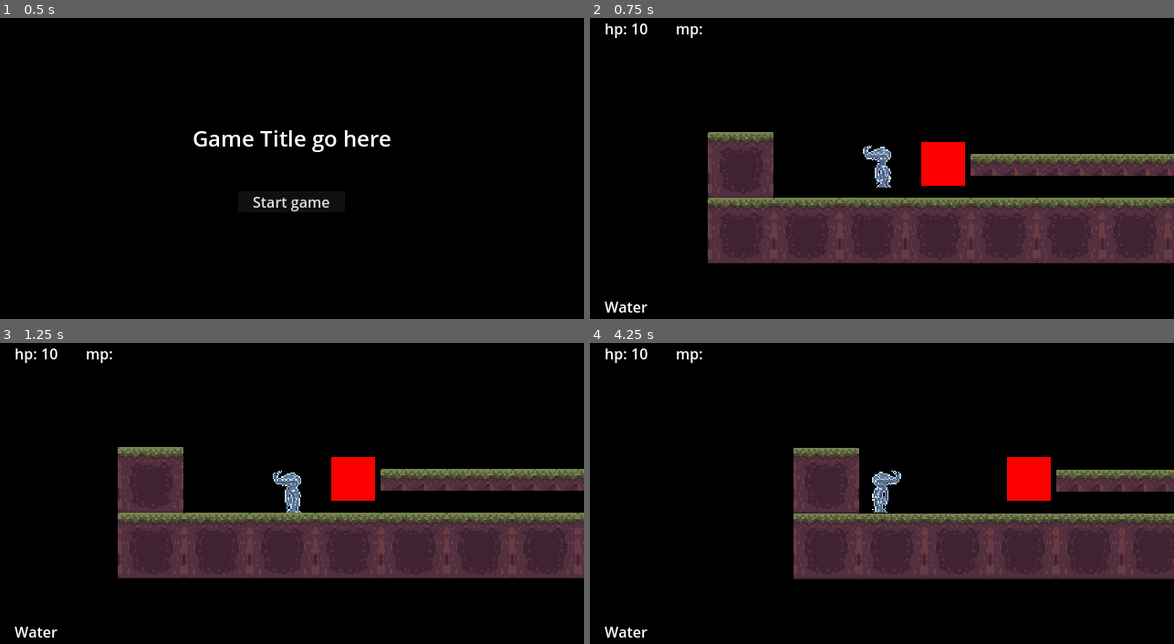
Above: before the commit, frames 1-4 (two rows, left to right).
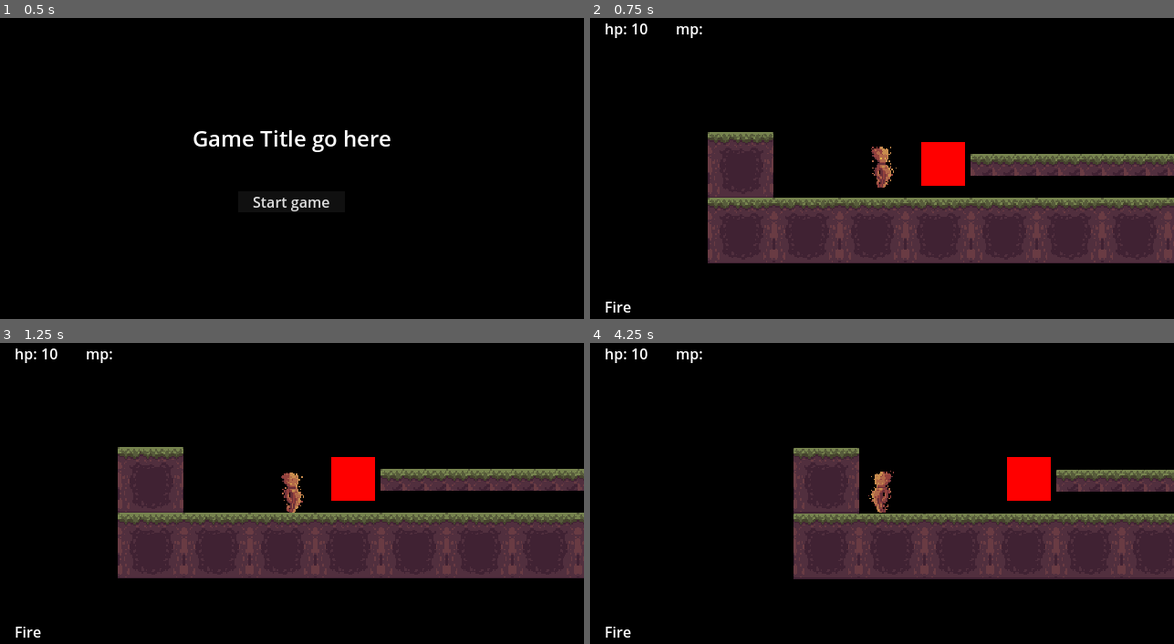
Above: after the commit, the same moments.

Repository: Enweave/pj16
Game: Godot game, scene res://Levels/System/main_menu_level.tscn
Same seed, same stepped clock (60 frames per second), same inputs: the game is played once before the commit and once after it.
Inputs (mouse positions are in pixels of both pictures, inside the frame that each line leads up to):
- Up to frame 1 (0.5 s): no input
- Up to frame 2 (0.75 s): click "Start game" at 0.5 s
- Up to frame 3 (1.25 s): no input
- Up to frame 4 (4.25 s): tap Enter at 1.25 s; move the mouse to (1010, 475) at 1.27 s; hold D (input_MoveRight) 1.28-2 s; tap J (input_Fire) at 1.35 s; click (1010, 475) at 1.42 s; tap Space (input_Jump) at 1.52, 2.75 s; drag from (765, 508) to (887, 493) at 2.02 s; move the mouse to (940, 421) at 2.77 s; hold A (input_MoveLeft) 2.78-3.5 s; tap Delete at 2.85 s; drag from (852, 559) to (887, 478) at 3.52 s

Frame 1 is identical in both runs. In frame 2, 0.6% of the frame differs, in the area x 2-53%, y 42-98%; in frame 3, 0.6%; in frame 4, 0.6%.

Commit message:
initial health type fix

Diff:
--- a/Actors/Characters/Player/Abilities/ability_inventory.gd
+++ b/Actors/Characters/Player/Abilities/ability_inventory.gd
@@ -28,6 +28,7 @@
 
 var _current_combination: ElementCombinations = ElementCombinations.WATER
 var _current_ability: FeatureBase = null
+var _current_element: Constants.Elements = Constants.Elements.Earth
 var _previous_element: Constants.Elements = Constants.Elements.Earth
 const SINGLE_ELEMENT: bool = true
 
@@ -40,8 +41,8 @@
     _switching_allowed = in_allowed
 
 
-func get_previous_element() -> Constants.Elements:
-    return _previous_element
+func get_current_element() -> Constants.Elements:
+    return _current_element
 
 func unlock_combination(in_combination: ElementCombinations) -> void:
     if _unlocked_combinations.find(in_combination) == -1:
@@ -53,18 +54,24 @@
     match in_combination:
         ElementCombinations.FIRE:
             _current_ability = fire_ability
+            _current_element = Constants.Elements.Fire
         ElementCombinations.WATER:
             _current_ability = water_ability
+            _current_element = Constants.Elements.Water
         ElementCombinations.EARTH:
             _current_ability = earth_ability
+            _current_element = Constants.Elements.Earth
 
         # TODO: Implement combination abilities
         ElementCombinations.FIRE_WATER:
             _current_ability = water_ability
+            _current_element = Constants.Elements.Fire
         ElementCombinations.FIRE_EARTH:
             _current_ability = earth_ability
+            _current_element = Constants.Elements.Fire
         ElementCombinations.WATER_EARTH:
             _current_ability = earth_ability
+            _current_element = Constants.Elements.Water
     CombinationSwitched.emit()
 
 
--- a/Actors/Characters/Player/player_character.gd
+++ b/Actors/Characters/Player/player_character.gd
@@ -40,15 +40,16 @@
 
     if ability_inventory != null:
         ability_inventory.SwitchAllowChanged.connect(_on_switch_allow_changed)
-        ability_inventory.set_combination(AbilityInventory.ElementCombinations.WATER)
+        ability_inventory.set_combination(AbilityInventory.ElementCombinations.FIRE)
         ability_inventory.CombinationSwitched.connect(_on_switch_combination)
+        _on_switch_combination()
 
     FlowControllerAutoload.set_player_character(self)
     health_component.OnDeath.connect(_on_death)
 
 
 func _on_switch_combination():
-    health_component.element = ability_inventory.get_previous_element()
+    health_component.element = ability_inventory.get_current_element()
 
 func _on_switch_allow_changed(in_allowed: bool):
     using_ability = !in_allowed
--- a/Levels/Sandbox/test_1.tscn
+++ b/Levels/Sandbox/test_1.tscn
@@ -21,5 +21,5 @@
 
 [node name="ContactDamage" parent="." instance=ExtResource("4_wasti")]
 position = Vector2(-100, -25)
-element = 2
+element = 3
 damage = 2.0
